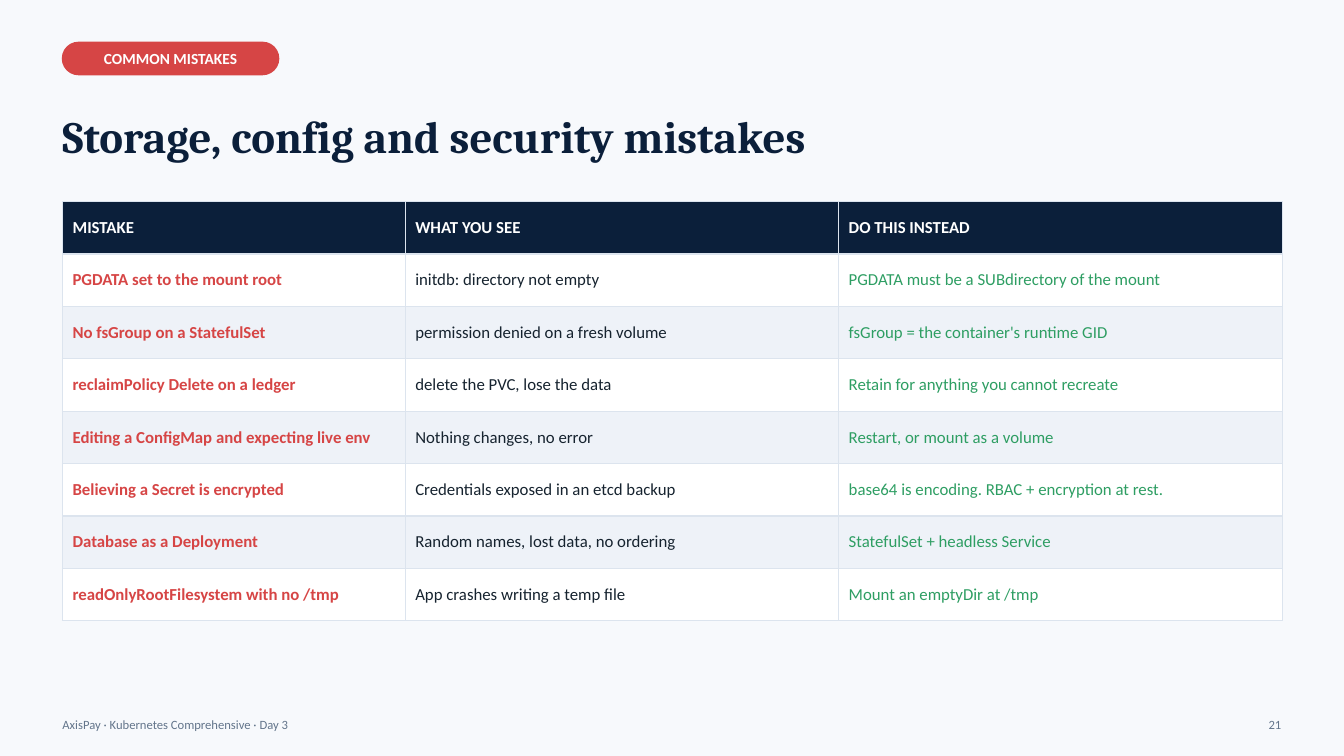
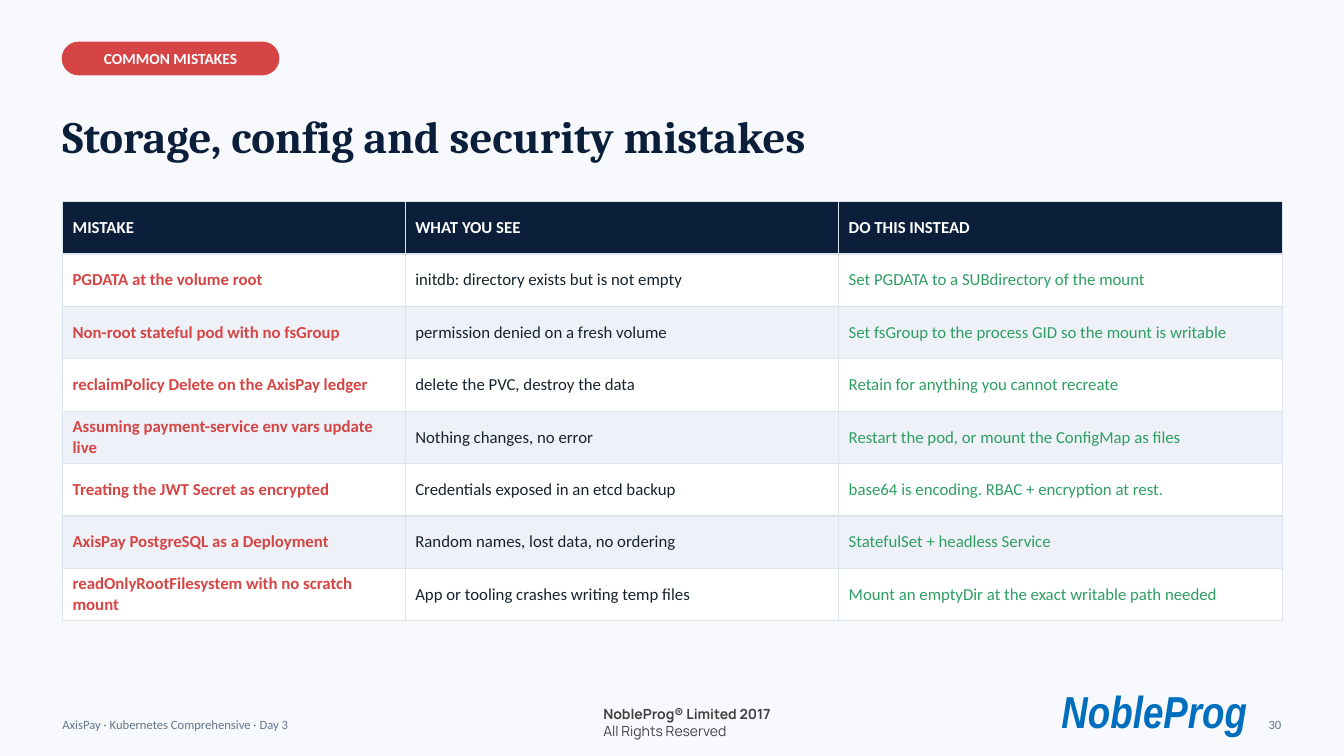
Before and after one commit to kumbulanit/kubernetescompr, a slide deck: slide 30 of days/day3/AxisPay-K8s-Day3.pptx (slide 21 before the commit). Drawn at 1344x756 pixels with LibreOffice and Linux fonts; fonts in the diff are those of the drawing; background and template pictures are left out. Boxes give left, top, right and bottom in pixels: in the first picture for what was removed or moved away, otherwise in the second. Text is boxed around its words. In the diff, an @@ line names an element or a change of style, - is before the commit and + after.

```diff
--- a/days/day3/AxisPay-K8s-Day3.pptx
+++ b/days/day3/AxisPay-K8s-Day3.pptx
@@ table at (x1=63, y1=202, x2=1282, y2=614) @@
-row 2: PGDATA set to the mount root | initdb: directory not empty | PGDATA must be a SUBdirectory of the mount
+row 2: PGDATA at the volume root | initdb: directory exists but is not empty | Set PGDATA to a SUBdirectory of the mount
-row 3, column 1: No fsGroup on a StatefulSet
+row 3, column 1: Non-root stateful pod with no fsGroup
-row 3, column 3: fsGroup = the container's runtime GID
+row 3, column 3: Set fsGroup to the process GID so the mount is writable
-row 4, column 1: reclaimPolicy Delete on a ledger
+row 4, column 1: reclaimPolicy Delete on the AxisPay ledger
-row 4, column 2: delete the PVC, lose the data
+row 4, column 2: delete the PVC, destroy the data
-row 5, column 1: Editing a ConfigMap and expecting live env
+row 5, column 1: Assuming payment-service env vars update live
-row 5, column 3: Restart, or mount as a volume
+row 5, column 3: Restart the pod, or mount the ConfigMap as files
-row 6, column 1: Believing a Secret is encrypted
+row 6, column 1: Treating the JWT Secret as encrypted
-row 7, column 1: Database as a Deployment
+row 7, column 1: AxisPay PostgreSQL as a Deployment
-row 8: readOnlyRootFilesystem with no /tmp | App crashes writing a temp file | Mount an emptyDir at /tmp
+row 8: readOnlyRootFilesystem with no scratch mount | App or tooling crashes writing temp files | Mount an emptyDir at the exact writable path needed
@@ text added at (x1=603, y1=708, x2=771, y2=740), 10 pt, text #414141, bold @@
+NobleProg® Limited 2017
+All Rights Reserved
@@ text added at (x1=1061, y1=695, x2=1247, y2=737), 32 pt, text #006EBE, bold, italic @@
+NobleProg
@@ text at (x1=1269, y1=721, x2=1282, y2=729): text changed @@
-21
+30
```
Also in this commit, not shown: 24 other slides changed, 10 slides added, 1 slide removed, 27 other files.
